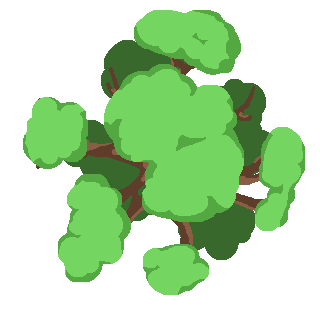
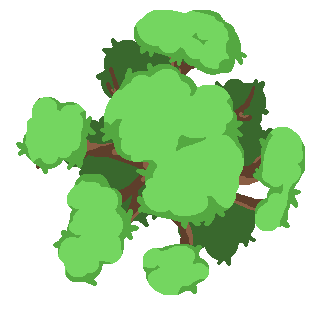
Revision of a layered 320 × 320 image; what changed, layer by layer:
painted on "Paint Layer 2" over box(16, 38, 301, 294)
painted on "Paint Layer 3" over box(16, 38, 301, 294)
painted on "backerbkackist" over box(16, 38, 301, 294)
